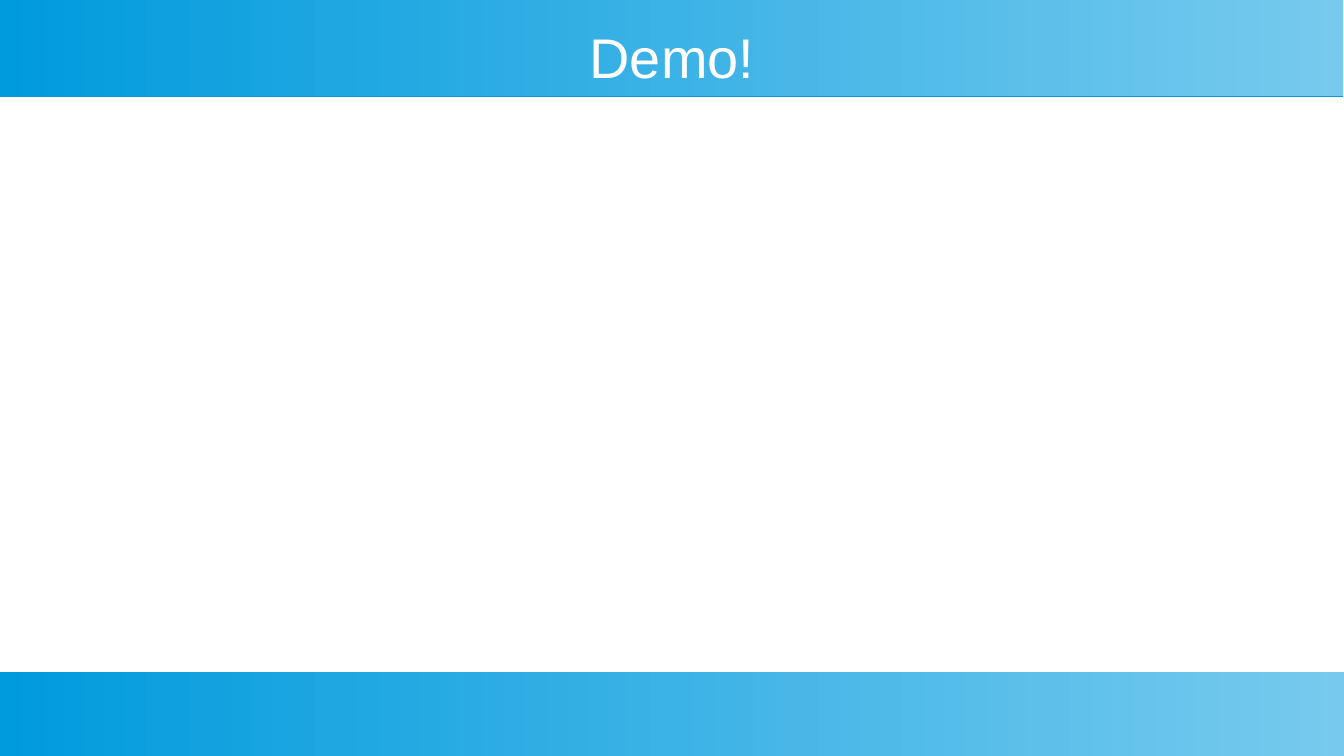
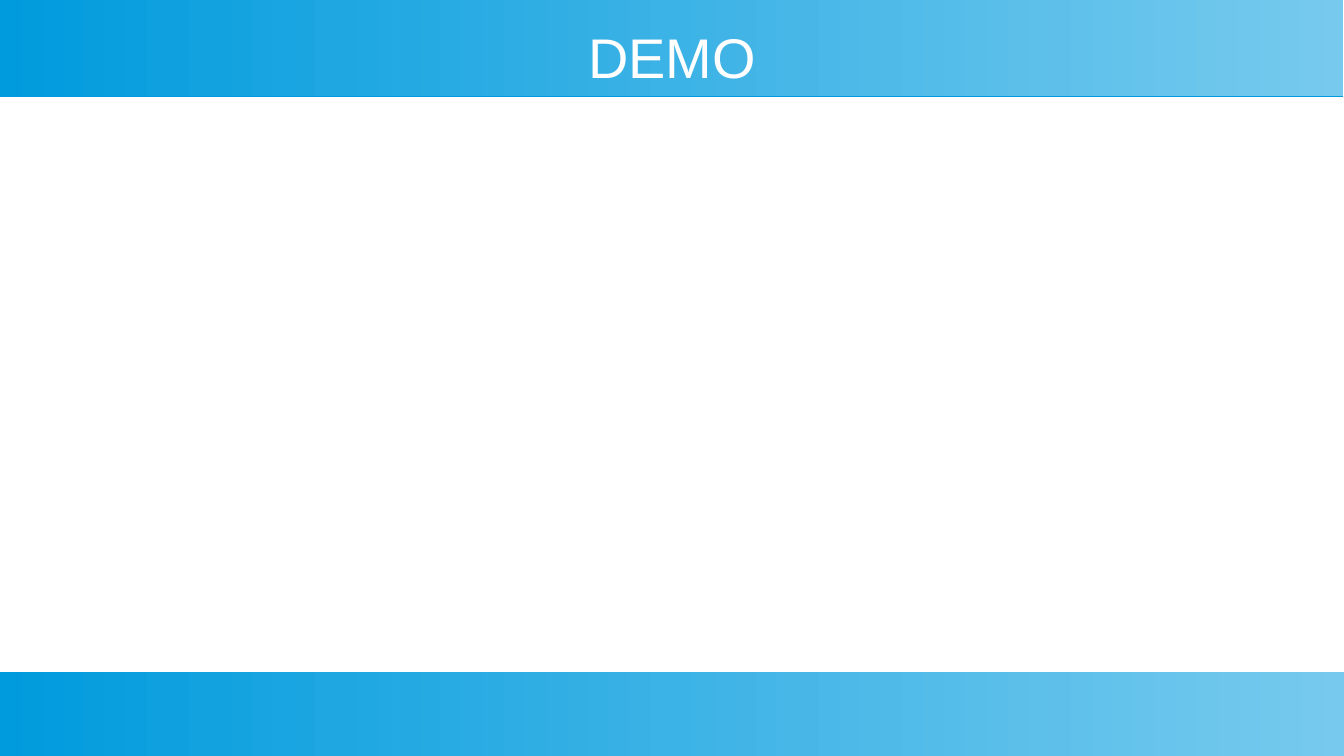
Before and after one commit to cmiddleman/DQNagent, a slide deck: slide 29 of presentation.odp (slide 7 before the commit). Drawn at 1344x756 pixels with LibreOffice and Linux fonts; fonts in the diff are those of the drawing. Boxes give left, top, right and bottom in pixels: in the first picture for what was removed or moved away, otherwise in the second. Text is boxed around its words. In the diff, an @@ line names an element or a change of style, - is before the commit and + after.

```diff
--- a/presentation.odp
+++ b/presentation.odp
@@ title at (x1=588, y1=39, x2=755, y2=79): text changed @@
-Demo!
+DEMO
```
Also in this commit, not shown: 2 other slides changed, 26 slides added, 4 slides removed, 4 other files.
